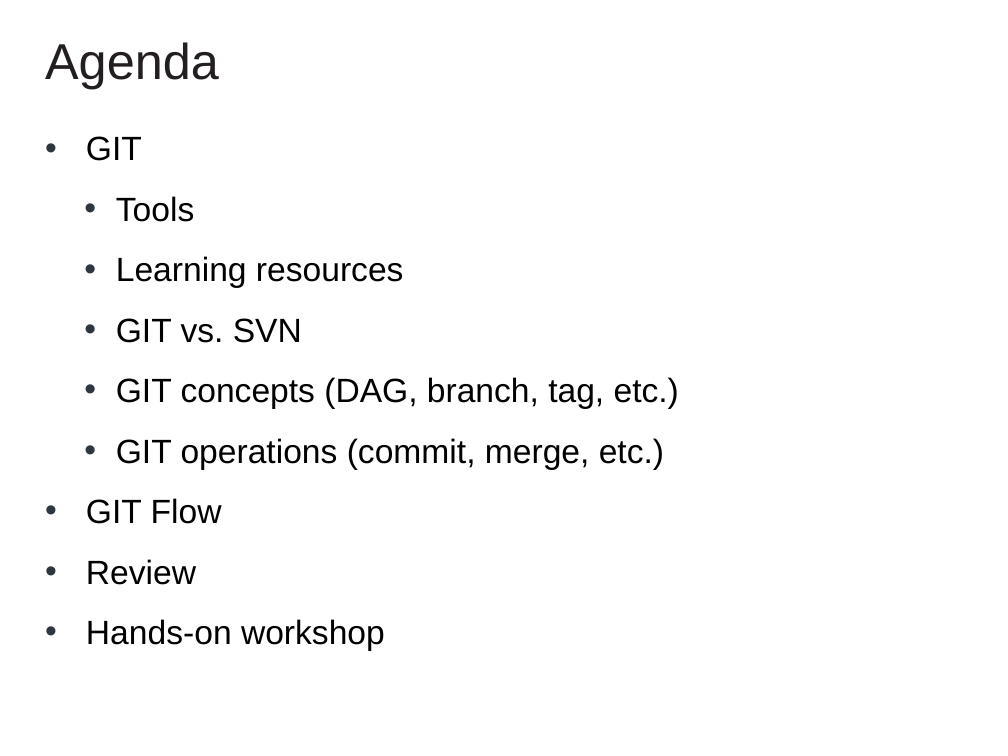
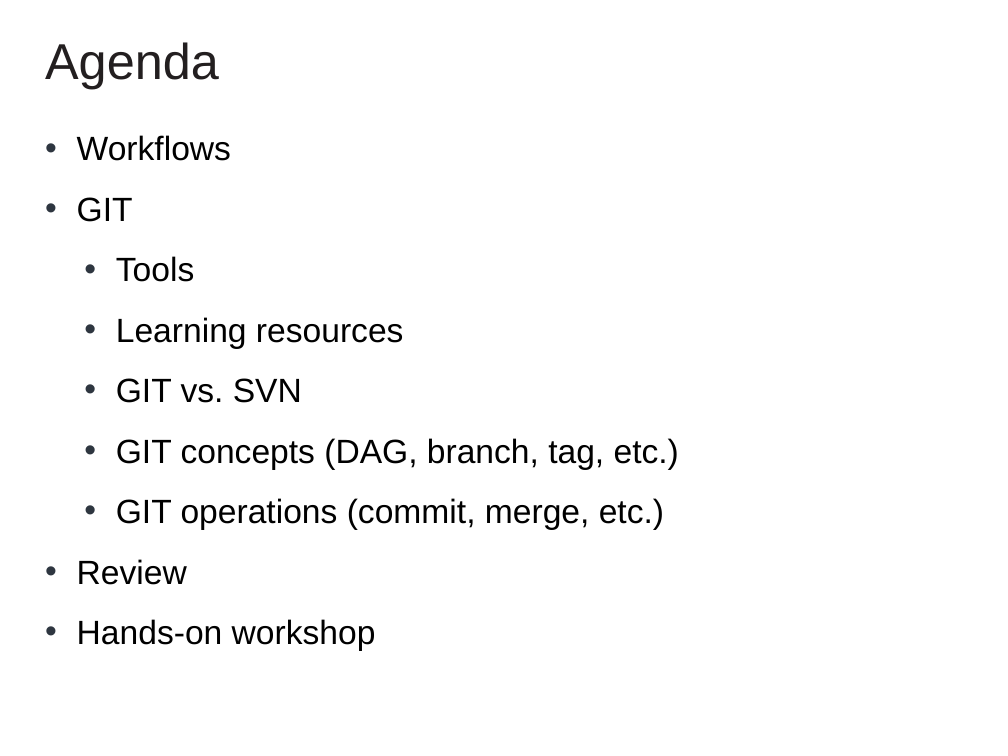
Before and after one commit to cvmocanu/git-presentation, a slide deck: slide 2 of GIT Presentation.pptx. Drawn at 1008x756 pixels with LibreOffice and Linux fonts; fonts in the diff are those of the drawing; background and template pictures are left out. Boxes give left, top, right and bottom in pixels: in the first picture for what was removed or moved away, otherwise in the second. Text is boxed around its words. In the diff, an @@ line names an element or a change of style, - is before the commit and + after.

Commit message:
workflows: add simple

```diff
--- a/GIT Presentation.pptx
+++ b/GIT Presentation.pptx
@@ text at [77,135,231,161]: paragraph added @@
+• Workflows
@@ text at [86,498,222,524]: paragraph removed @@
-• GIT Flow
```
Also in this commit, not shown: 2 other slides changed, 2 slides added, 2 other files.
